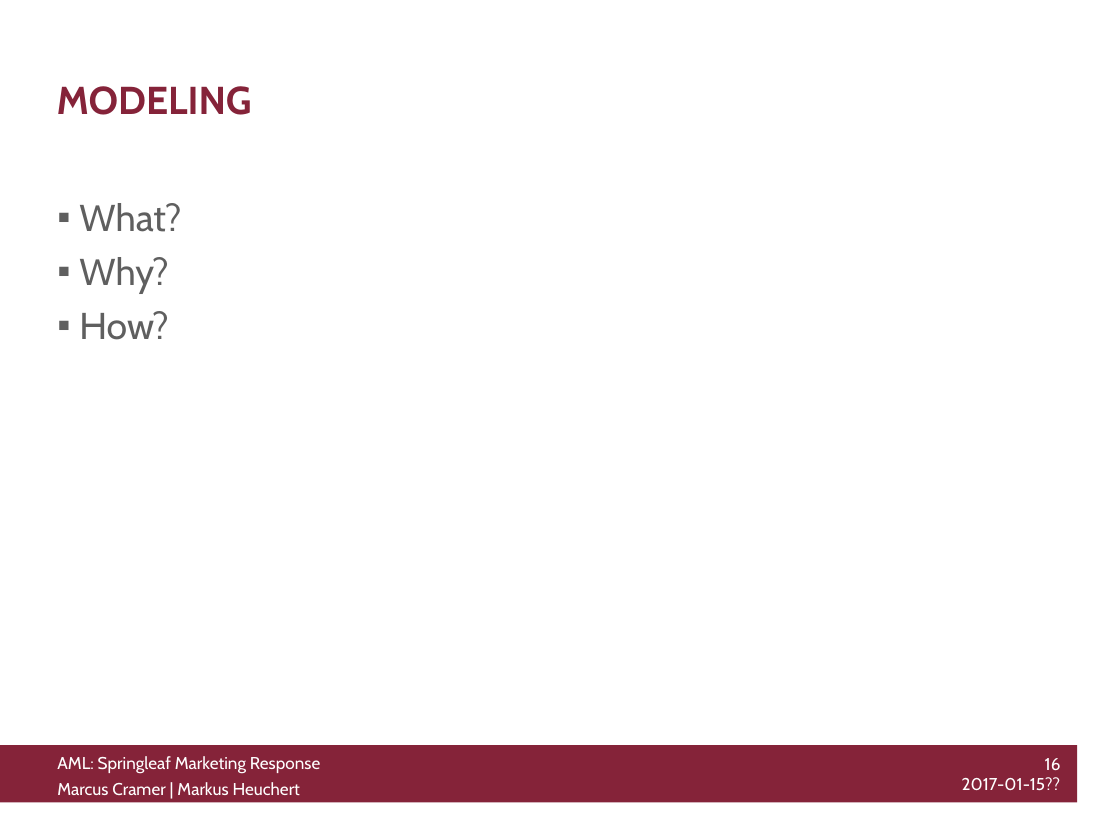
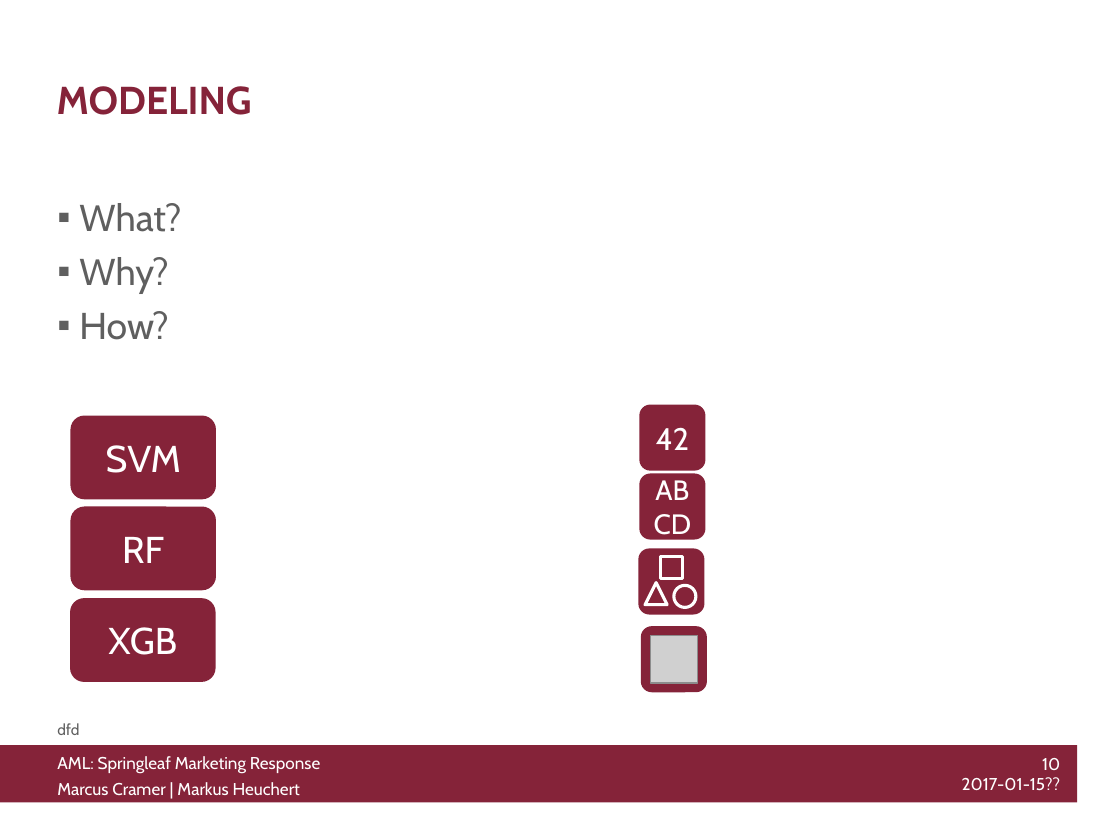
Before and after one commit to knusperman/AML_Springleaf, a slide deck: slide 10 of Presentation/presentation_outline.pptx (slide 16 before the commit). Drawn at 1120x840 pixels with LibreOffice and Linux fonts; fonts in the diff are those of the drawing; grey boxes stand for pictures; background and template pictures are left out. Boxes give left, top, right and bottom in pixels: in the first picture for what was removed or moved away, otherwise in the second. Text is boxed around its words. In the diff, an @@ line names an element or a change of style, - is before the commit and + after.

```diff
--- a/Presentation/presentation_outline.pptx
+++ b/Presentation/presentation_outline.pptx
@@ rounded rectangle added at bbox=[71, 416, 216, 500], fill #852339, 24 pt, text #FFFFFF @@
+SVM
@@ rounded rectangle added at bbox=[640, 404, 706, 470], fill #852339, 20 pt, text #FFFFFF @@
+42
@@ rounded rectangle added at bbox=[640, 474, 706, 540], fill #852339, 18 pt, text #FFFFFF @@
+ABCD
@@ rounded rectangle added at bbox=[71, 506, 216, 590], fill #852339, 24 pt, text #FFFFFF @@
+RF
@@ rounded rectangle added at bbox=[71, 598, 216, 682], fill #852339, 24 pt, text #FFFFFF @@
+XGB
@@ group added at bbox=[638, 549, 704, 615]: 1 rounded rectangle, 1 triangle, 1 rectangle, 1 ellipse @@
@@ rounded rectangle added at bbox=[641, 626, 707, 692], fill #852339 @@
@@ picture added at bbox=[650, 635, 697, 682] @@
@@ text added at bbox=[57, 723, 79, 735], 10 pt, text #5F5F5F @@
+dfd
@@ text at bbox=[962, 758, 1061, 791]: text changed @@
-16
-2017-01-15??
+10
+2017-01-15??
```
Also in this commit, not shown: 2 other slides changed, 8 slides added, 11 slides removed, 1 other file.
